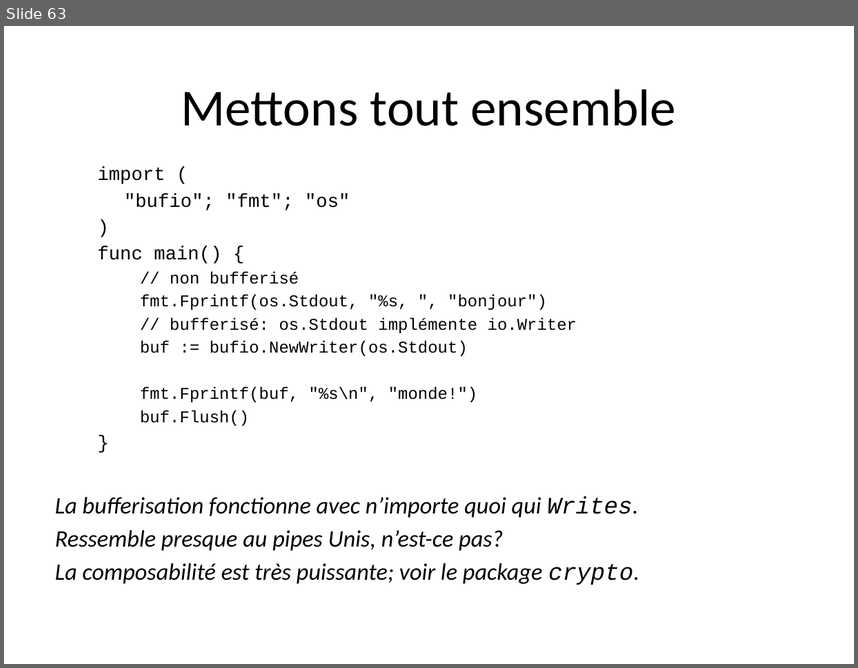
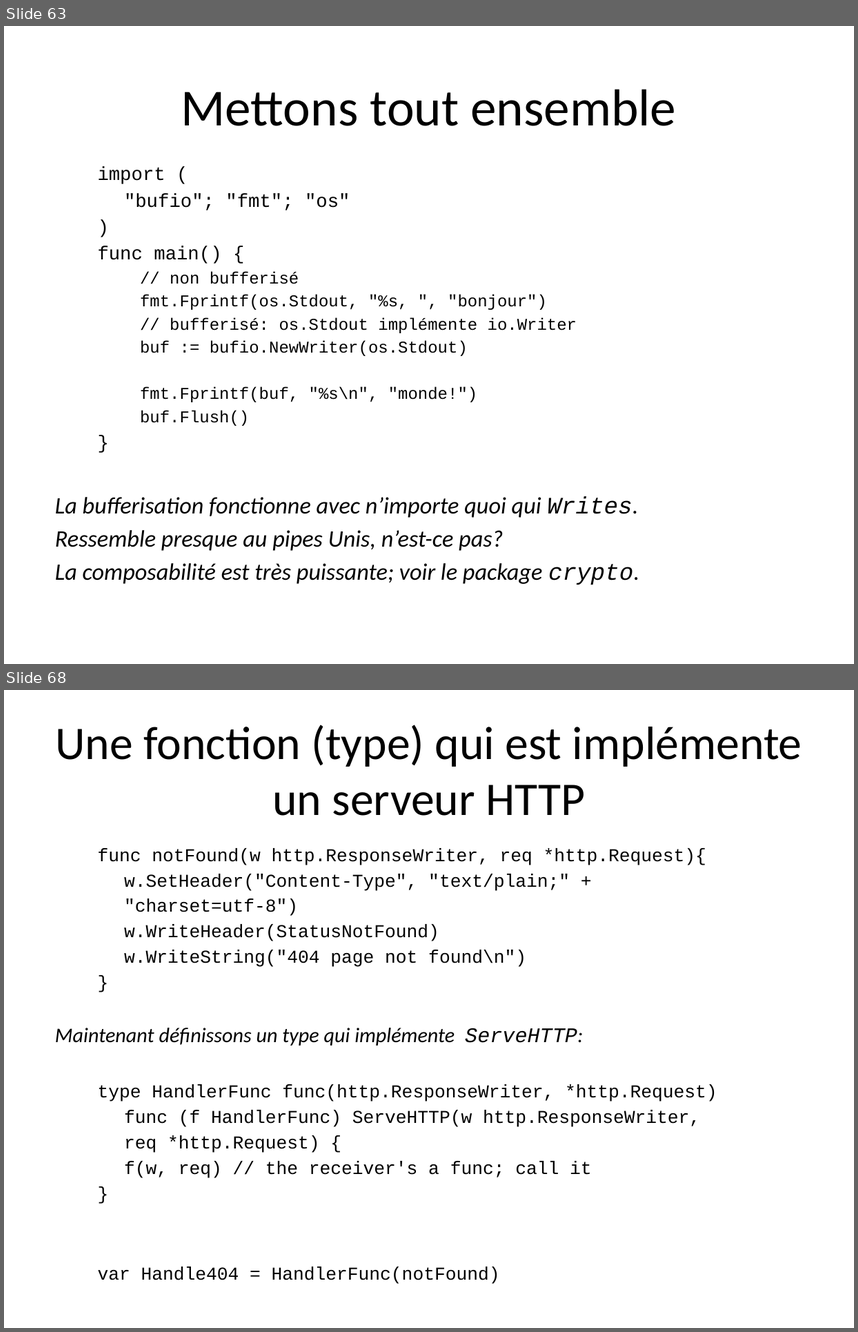
Before and after one commit to trash-anger/golang-france, a slide deck: Go-documentation/cours-general/Go-partie2.pptx. Shown one above the other, each under a label of ours: slide 63 before the commit, slides 63 and 68 after it; the slides between them are not shown. The pictures are 858x668 and 858x1332 pixels, drawn with LibreOffice and Linux fonts; fonts in the diff are those of the drawing; background and template pictures are left out. Boxes give left, top, right and bottom in pixels: in the first picture for what was removed or moved away, otherwise in the second. Text is boxed around its words. In the diff, an @@ line names an element or a change of style, - is before the commit and + after.

```diff
--- a/Go-documentation/cours-general/Go-partie2.pptx
+++ b/Go-documentation/cours-general/Go-partie2.pptx
@@ slide 68 added at (x1=4, y1=690, x2=854, y2=1328), background #FFFFFF @@
@@ title added at (x1=55, y1=724, x2=802, y2=816), 39.6 pt, text #000000 @@
+Une fonction (type) qui est implémente un serveur HTTP
@@ text added at (x1=55, y1=848, x2=717, y2=1178), 15.4 pt, text #000000 @@
+  func notFound(w http.ResponseWriter, req *http.Request){
+  w.SetHeader("Content-Type", "text/plain;" +
+  "charset=utf-8")
+  w.WriteHeader(StatusNotFound)
+  w.WriteString("404 page not found\n")
+  }
+Maintenant définissons un type qui implémente ServeHTTP:
+  type HandlerFunc func(http.ResponseWriter, *http.Request)
+  func (f HandlerFunc) ServeHTTP(w http.ResponseWriter,
+  req *http.Request) {
+  f(w, req) // the receiver's a func; call it
+  }
+  var Handle404 = HandlerFunc(notFound)
```
Also in this commit, not shown: 22 other slides added, 1 slide removed, 1 other file.
